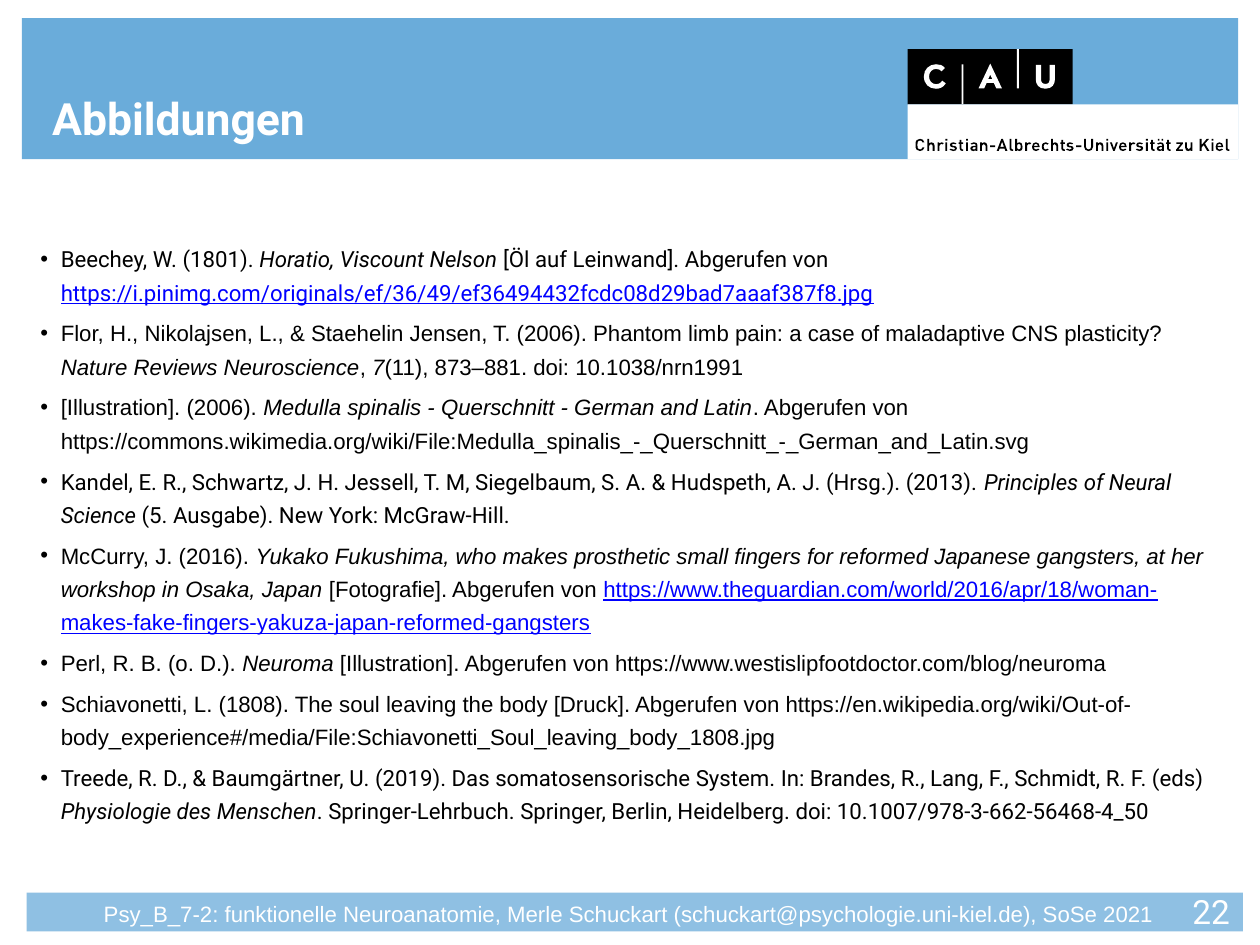
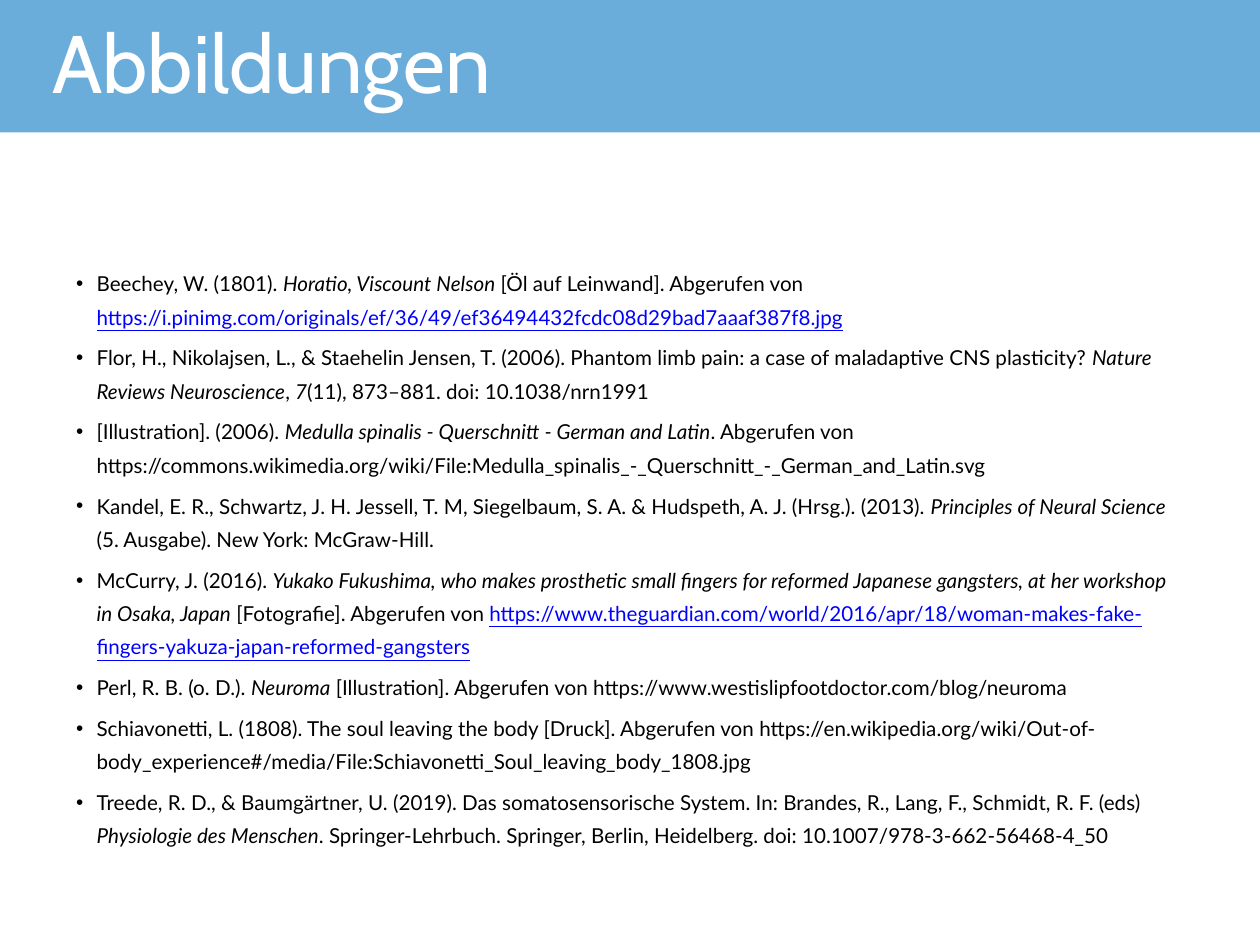
Before and after one commit to JuliusWelzel/teaching, a slide deck: slide 23 of seminars/funct_neuroanatomy_jw/Seminarfolien/FunNeuro_S07_Schmerz_MS.pptx (slide 22 before the commit). Drawn at 1260x945 pixels with LibreOffice and Linux fonts; fonts in the diff are those of the drawing; background and template pictures are left out. Boxes give left, top, right and bottom in pixels: in the first picture for what was removed or moved away, otherwise in the second. Text is boxed around its words. In the diff, an @@ line names an element or a change of style, - is before the commit and + after.

Commit message:
[ADD] slides pain

```diff
--- a/seminars/funct_neuroanatomy_jw/Seminarfolien/FunNeuro_S07_Schmerz_MS.pptx
+++ b/seminars/funct_neuroanatomy_jw/Seminarfolien/FunNeuro_S07_Schmerz_MS.pptx
@@ title "Abbildungen": place and size @@
-title "Abbildungen" at box(52, 101, 305, 144)
+title "Abbildungen" at box(53, 32, 491, 111)
@@ title "Abbildungen" at box(53, 32, 491, 111): size 24 to 44 pt, font Roboto to Cabin, bold off; vertical alignment bottom to middle @@
@@ rectangle: place and size @@
-rectangle at box(21, 19, 1239, 160)
+rectangle at box(0, 0, 1260, 132)
@@ group removed at box(908, 49, 1239, 159): 4 rectangles, 4 freeform shapes @@
@@ text "Beechey, W. (1801). Horatio, Viscount ...": place and size @@
-text "Beechey, W. (1801). Horatio, Viscount ..." at box(61, 247, 1203, 824)
+text "Beechey, W. (1801). Horatio, Viscount ..." at box(97, 273, 1166, 847)
@@ text "Beechey, W. (1801). Horatio, Viscount ..." at box(97, 273, 1166, 847): size 12 to 11.1 pt; font Roboto to Lato in "Beechey, W. (1801). Horatio, Viscount Nelson [Öl ...", "Kandel, E. R., Schwartz, J. H. Jessell, ...", "Treede, R. D., & Baumgärtner, U. (2019). ..."; font Arial to Lato in "Flor, H., Nikolajsen, L., & Staehelin Jensen, ...", "[Illustration]. (2006). Medulla spinalis - Querschnitt - ...", "McCurry, J. (2016). Yukako Fukushima, who makes ...", "Perl, R. B. (o. D.). Neuroma [Illustration]. ..." and 1 more places @@
@@ rectangle removed at box(27, 893, 1244, 932) @@
@@ text removed at box(104, 906, 1152, 927) @@
-Psy_B_7-2: funktionelle Neuroanatomie, Merle Schuckart (schuckart@psychologie.uni-kiel.de), SoSe 2021
@@ page number removed at box(1192, 900, 1229, 933) @@
-22
```
Also in this commit, not shown: 19 other slides changed, 3 slides added, 2 slides removed, 8 other files.
